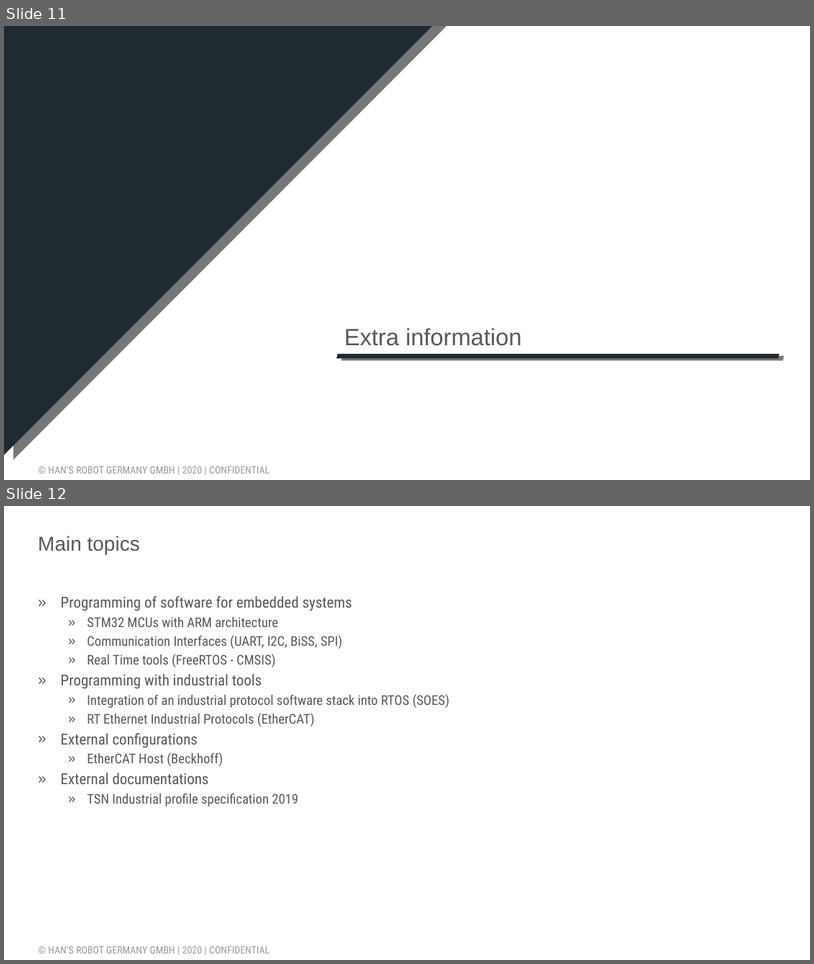
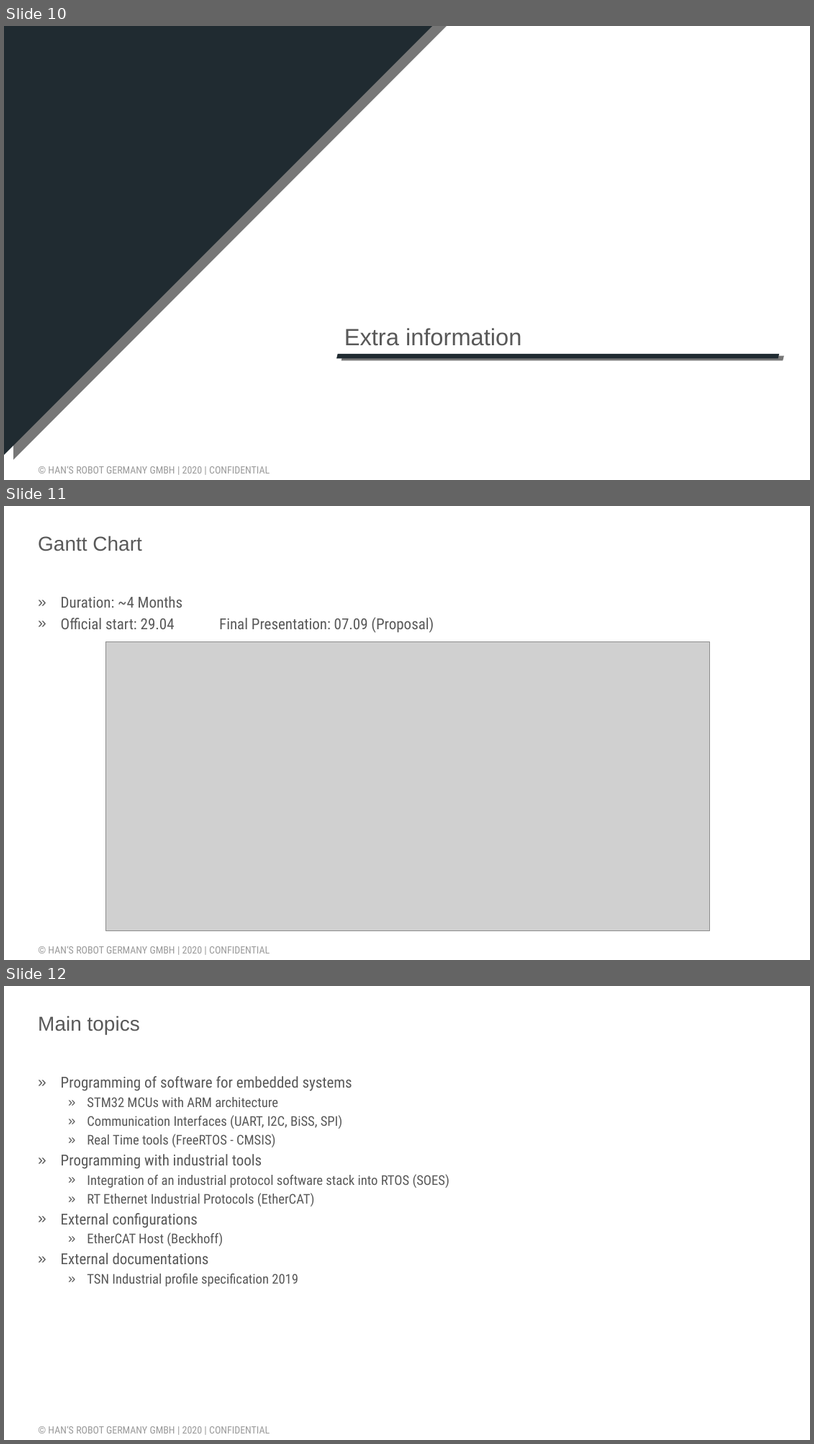
Before and after one commit to CarlosReyesHans/Projektarbeit, a slide deck: 03_Documentation/Presentation/Kick off presentation_v4.pptx. Shown one above the other, each under a label of ours: slides 11 and 12 before the commit, slides 10, 11 and 12 after it. The pictures are 814x964 and 814x1444 pixels, drawn with LibreOffice and Linux fonts; fonts in the diff are those of the drawing; grey boxes stand for pictures; background and template pictures are left out. Boxes give left, top, right and bottom in pixels: in the first picture for what was removed or moved away, otherwise in the second. Text is boxed around its words. In the diff, an @@ line names an element or a change of style, - is before the commit and + after.

```diff
--- a/03_Documentation/Presentation/Kick off presentation_v4.pptx
+++ b/03_Documentation/Presentation/Kick off presentation_v4.pptx
@@ slide 11 added at (4,506,810,960), background #FFFFFF; not listed: 1 template element that a slide beside it also shows @@
@@ title added at (38,536,142,551), 24 pt, text #595959 @@
+Gantt Chart
@@ text added at (61,596,434,633), 18 pt, text #595959 @@
+» Duration: ~4 Months
+» Official start: 29.04 Final Presentation: 07.09 (Proposal)
@@ picture added at (106,641,710,930) @@
@@ what was slide 11 is now slide 10 @@
```
Also in this commit, not shown: 7 slides changed, 1 slide removed, 12 other files.
